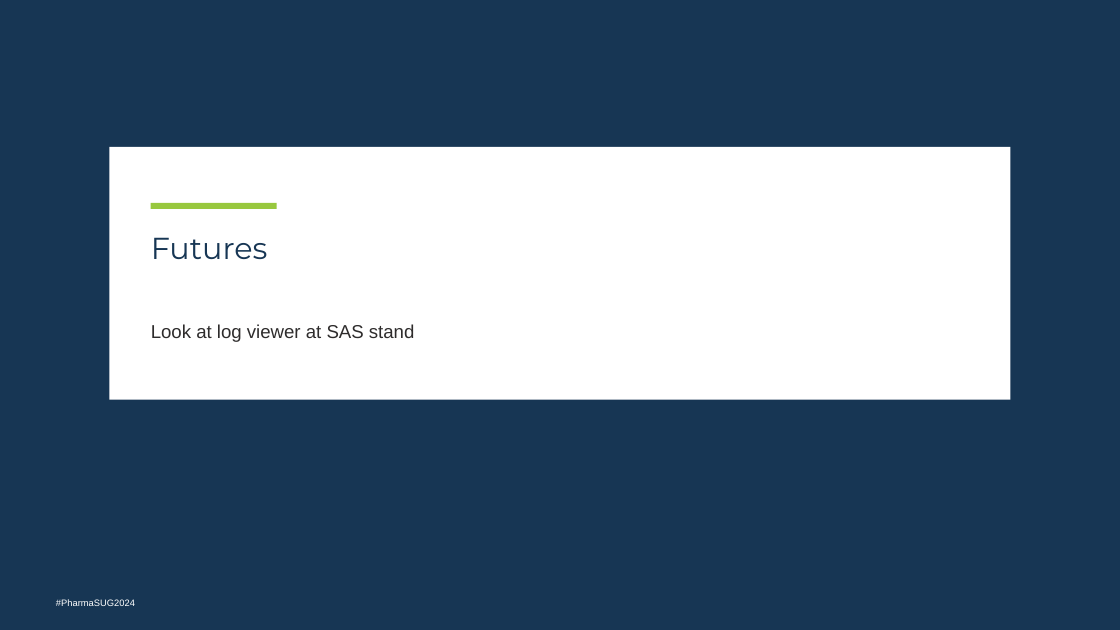
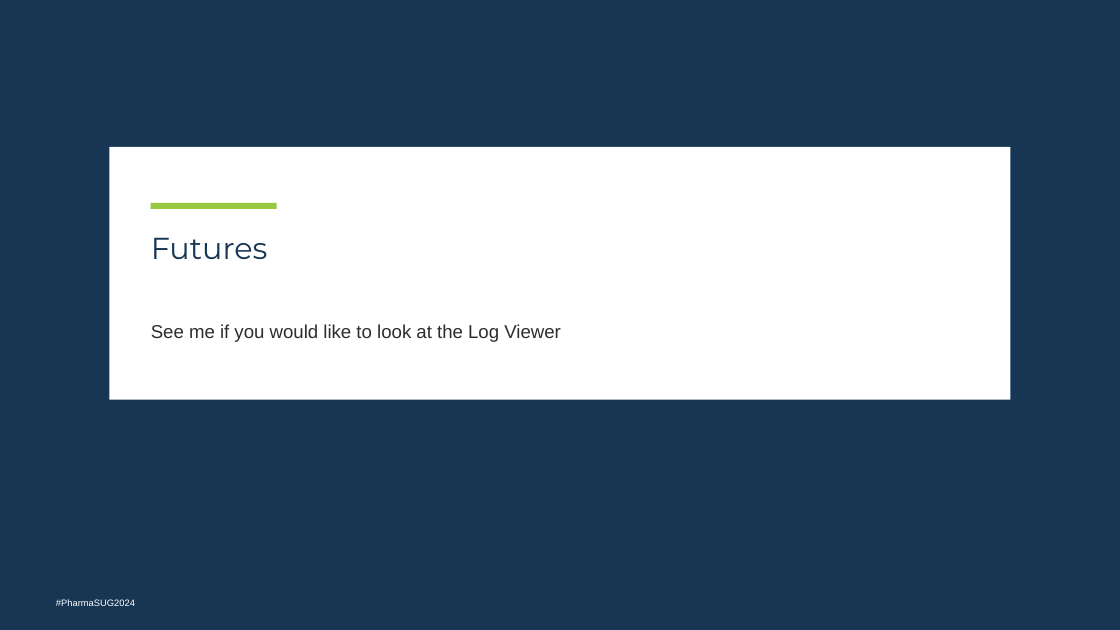
Before and after one commit to philipmason/Wood-Street-Consultants, a slide deck: slide 24 of Papers/2024/Pharmasug 2024/DS-109.pptx. Drawn at 1120x630 pixels with LibreOffice and Linux fonts; fonts in the diff are those of the drawing; background and template pictures are left out. Boxes give left, top, right and bottom in pixels: in the first picture for what was removed or moved away, otherwise in the second. Text is boxed around its words. In the diff, an @@ line names an element or a change of style, - is before the commit and + after.

```diff
--- a/Papers/2024/Pharmasug 2024/DS-109.pptx
+++ b/Papers/2024/Pharmasug 2024/DS-109.pptx
@@ text at [151, 324, 561, 342]: text changed @@
-Look at log viewer at SAS stand
+See me if you would like to look at the Log Viewer
```
Also in this commit, not shown: 10 other slides changed, 2 other files.
